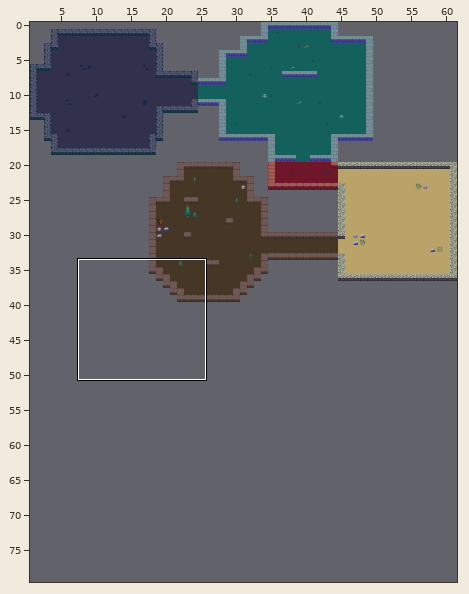
An edit to a level. Tiled map (JSON), assets/dungeon-32.tmj. The first picture is a wide view before the edit; the outline marks the close-up.
Close-up. As it was:
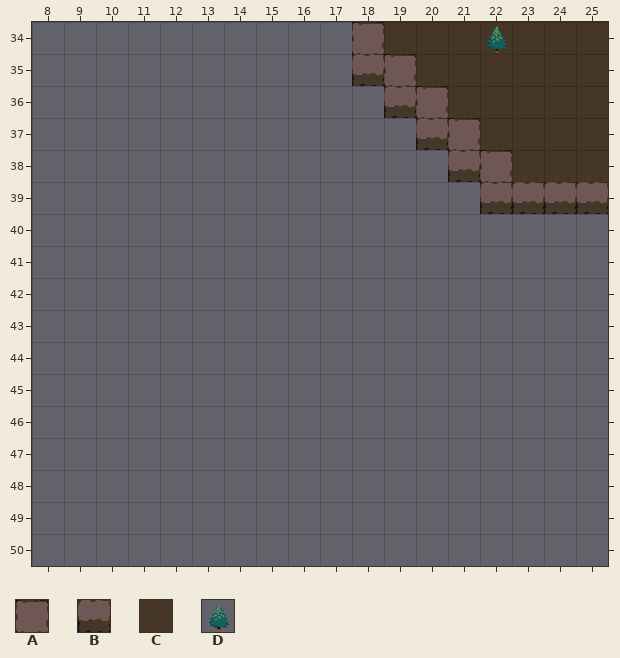
Cells are 32x32 px. Shown: x 8..25, y 34..50. The commit also changed other parts of the map, which this record leaves out. The old version is drawn lined up with the new one.
Key: from "tiles-32": A 0, B 1, C 73, D 427.
_ is an empty cell.
Layer "Floor" before, first column x 8:
34 ___________CCCCCCC
35 ____________CCCCCC
36 _____________CCCCC
37 ______________CCCC
38 _______________CCC
39 __________________
40 __________________
41 __________________
42 __________________
43 __________________
44 __________________
45 __________________
46 __________________
47 __________________
48 __________________
49 __________________
50 __________________
Layer "Walls" before, first column x 8:
34 __________A_______
35 __________BA______
36 ___________BA_____
37 ____________BA____
38 _____________BA___
39 ______________BBBB
40 __________________
41 __________________
42 __________________
43 __________________
44 __________________
45 __________________
46 __________________
47 __________________
48 __________________
49 __________________
50 __________________
The result:
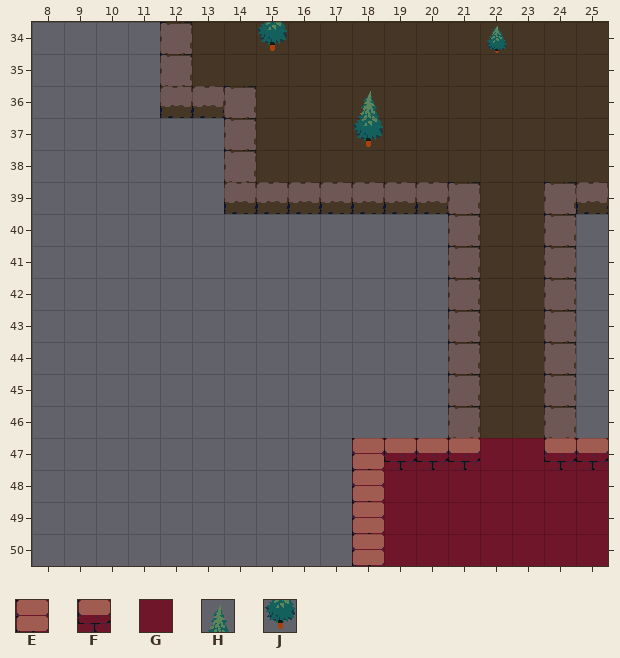
Further tiles: from "tiles-32": E 68, F 69, G 187, H 411, J 428.
Difference:
{"change": "map size 75x40 -> 75x80 cells"}
{"where": "layer \"Floor\""}
{"y":34,"x":13,"old":"______","new":"CCCCCC"}
{"y":35,"x":13,"old":"_______","new":"CCCCCCC"}
{"y":36,"x":15,"old":"______","new":"CCCCCC"}
{"y":37,"x":15,"old":"_______","new":"CCCCCCC"}
{"y":38,"x":15,"old":"________","new":"CCCCCCCC"}
{"y":39,"x":22,"old":"__","new":"CC"}
{"y":40,"x":22,"old":"__","new":"CC"}
{"y":41,"x":22,"old":"__","new":"CC"}
{"y":42,"x":22,"old":"__","new":"CC"}
{"y":43,"x":22,"old":"__","new":"CC"}
{"y":44,"x":22,"old":"__","new":"CC"}
{"y":45,"x":22,"old":"__","new":"CC"}
{"y":46,"x":22,"old":"__","new":"CC"}
{"y":47,"x":22,"old":"__","new":"GG"}
{"y":48,"x":19,"old":"_______","new":"GGGGGGG"}
{"y":49,"x":19,"old":"_______","new":"GGGGGGG"}
{"y":50,"x":19,"old":"_______","new":"GGGGGGG"}
{"where": "layer \"FloorDecor\""}
{"y":34,"x":15,"old":"_","new":"J"}
{"y":36,"x":18,"old":"_","new":"H"}
{"y":37,"x":18,"old":"_","new":"J"}
{"where": "layer \"Walls\""}
{"y":34,"x":12,"old":"_","new":"A"}
{"y":34,"x":18,"old":"A","new":"_"}
{"y":35,"x":12,"old":"_","new":"A"}
{"y":35,"x":18,"old":"BA","new":"__"}
{"y":36,"x":12,"old":"___","new":"BBA"}
{"y":36,"x":19,"old":"BA","new":"__"}
{"y":37,"x":14,"old":"_","new":"A"}
{"y":37,"x":20,"old":"BA","new":"__"}
{"y":38,"x":14,"old":"_","new":"A"}
{"y":38,"x":21,"old":"BA","new":"__"}
{"y":39,"x":14,"old":"________BBB","new":"BBBBBBBA__A"}
{"y":40,"x":21,"old":"_","new":"A"}
{"y":40,"x":24,"old":"_","new":"A"}
{"y":41,"x":21,"old":"_","new":"A"}
{"y":41,"x":24,"old":"_","new":"A"}
{"y":42,"x":21,"old":"_","new":"A"}
{"y":42,"x":24,"old":"_","new":"A"}
{"y":43,"x":21,"old":"_","new":"A"}
{"y":43,"x":24,"old":"_","new":"A"}
{"y":44,"x":21,"old":"_","new":"A"}
{"y":44,"x":24,"old":"_","new":"A"}
{"y":45,"x":21,"old":"_","new":"A"}
{"y":45,"x":24,"old":"_","new":"A"}
{"y":46,"x":21,"old":"_","new":"A"}
{"y":46,"x":24,"old":"_","new":"A"}
{"y":47,"x":18,"old":"____","new":"EFFF"}
{"y":47,"x":24,"old":"__","new":"FF"}
{"y":48,"x":18,"old":"_","new":"E"}
{"y":49,"x":18,"old":"_","new":"E"}
{"y":50,"x":18,"old":"_","new":"E"}
